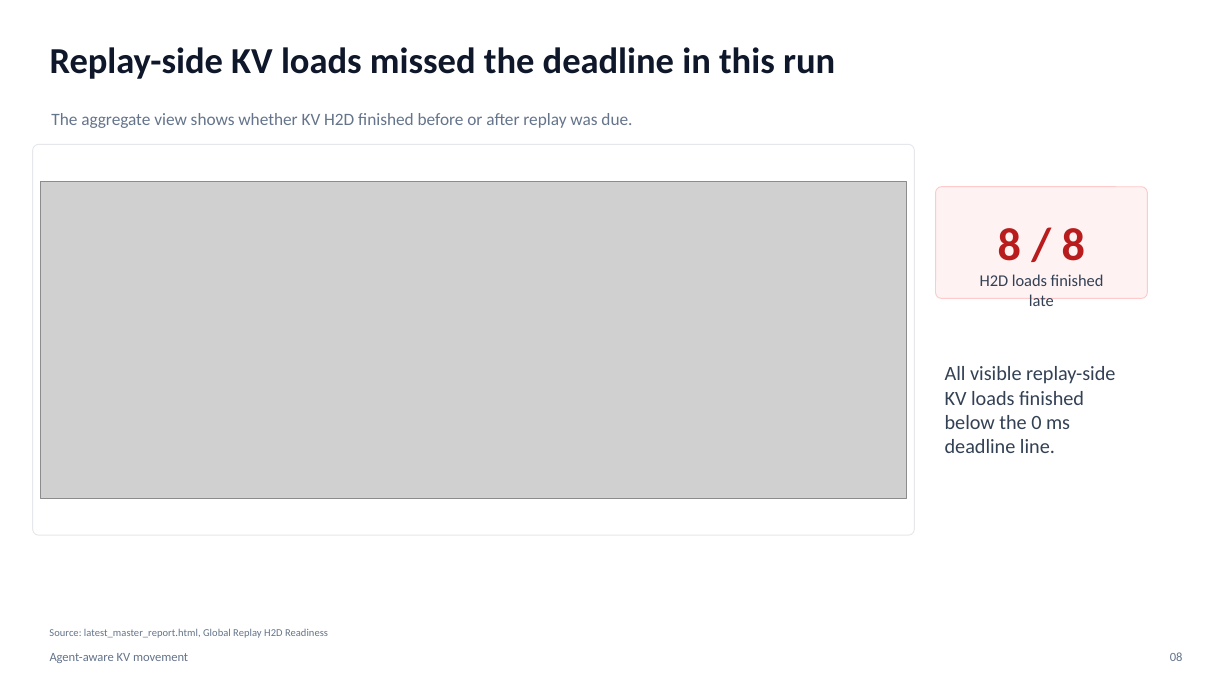
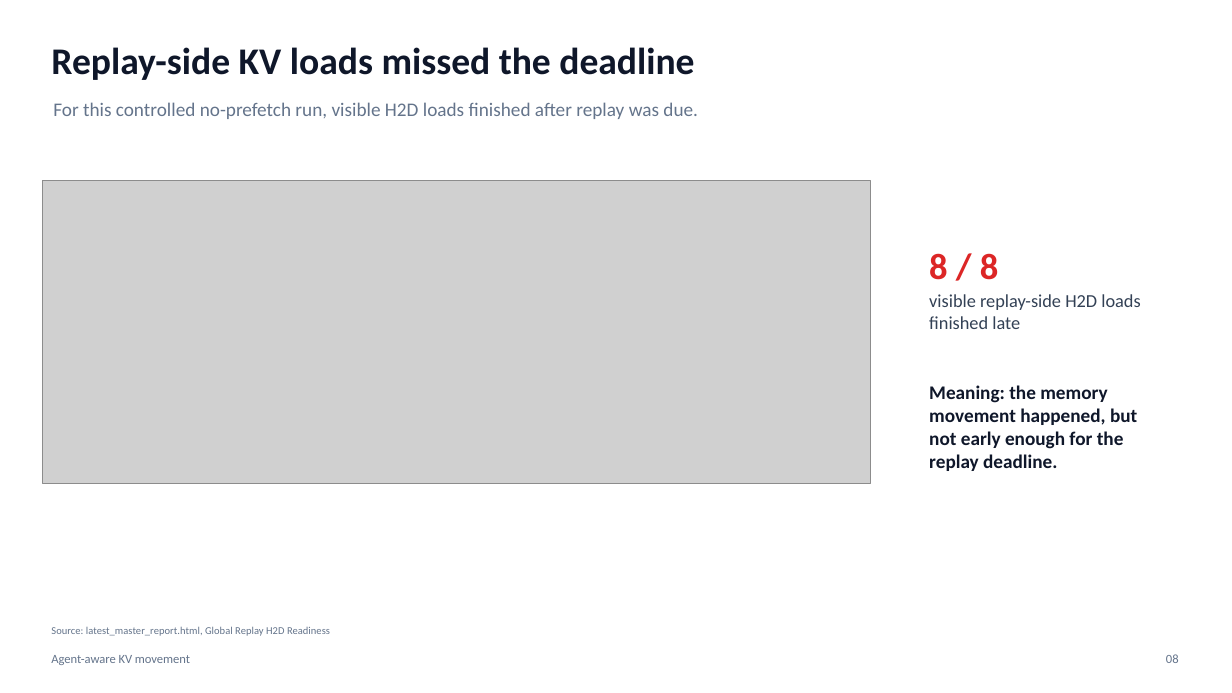
Before and after one commit to the308official-afk/agentic-hardware, a slide deck: slide 8 of sglang_direct_kv/artifacts/slides/agent_aware_kv_movement_manager_deck.pptx. Drawn at 1232x693 pixels with LibreOffice and Linux fonts; fonts in the diff are those of the drawing; grey boxes stand for pictures. Boxes give left, top, right and bottom in pixels: in the first picture for what was removed or moved away, otherwise in the second. Text is boxed around its words. In the diff, an @@ line names an element or a change of style, - is before the commit and + after.

Commit message:
Simplify manager deck to point style

```diff
--- a/sglang_direct_kv/artifacts/slides/agent_aware_kv_movement_manager_deck.pptx
+++ b/sglang_direct_kv/artifacts/slides/agent_aware_kv_movement_manager_deck.pptx
@@ text at (x1=51, y1=47, x2=694, y2=80): text changed; size 28.5 to 29.2 pt @@
-Replay-side KV loads missed the deadline in this run
+Replay-side KV loads missed the deadline
@@ text at (x1=53, y1=102, x2=698, y2=119): text changed; size 13.5 to 15 pt @@
-The aggregate view shows whether KV H2D finished before or after replay was due.
+For this controlled no-prefetch run, visible H2D loads finished after replay was due.
@@ rounded rectangle removed at (x1=32, y1=144, x2=914, y2=535) @@
@@ picture resized from (x1=41, y1=181, x2=908, y2=498) to (x1=43, y1=181, x2=871, y2=483) @@
@@ rounded rectangle removed at (x1=935, y1=187, x2=1147, y2=299) @@
@@ text "8 / 8" moved from (x1=998, y1=228, x2=1085, y2=261) to (x1=929, y1=253, x2=998, y2=280) @@
@@ text "8 / 8" at (x1=929, y1=253, x2=998, y2=280): size 36 to 28.5 pt, text colour #B91C1C to #DC2626; alignment centre to left @@
@@ text at (x1=929, y1=294, x2=1140, y2=329): text changed; size 12.8 to 14.2 pt @@
-H2D loads finished late
+visible replay-side H2D loads finished late
@@ text added at (x1=929, y1=385, x2=1137, y2=471), 15 pt, text #0F172A, bold @@
+Meaning: the memory movement happened, but not early enough for the replay deadline.
@@ text removed at (x1=945, y1=366, x2=1115, y2=453) @@
-All visible replay-side KV loads finished below the 0 ms deadline line.
@@ text "08" moved from (x1=1170, y1=652, x2=1183, y2=661) to (x1=1166, y1=654, x2=1179, y2=663) @@
```
Also in this commit, not shown: 9 other slides changed, 1 slide added, 1 slide removed, 3 other files.
